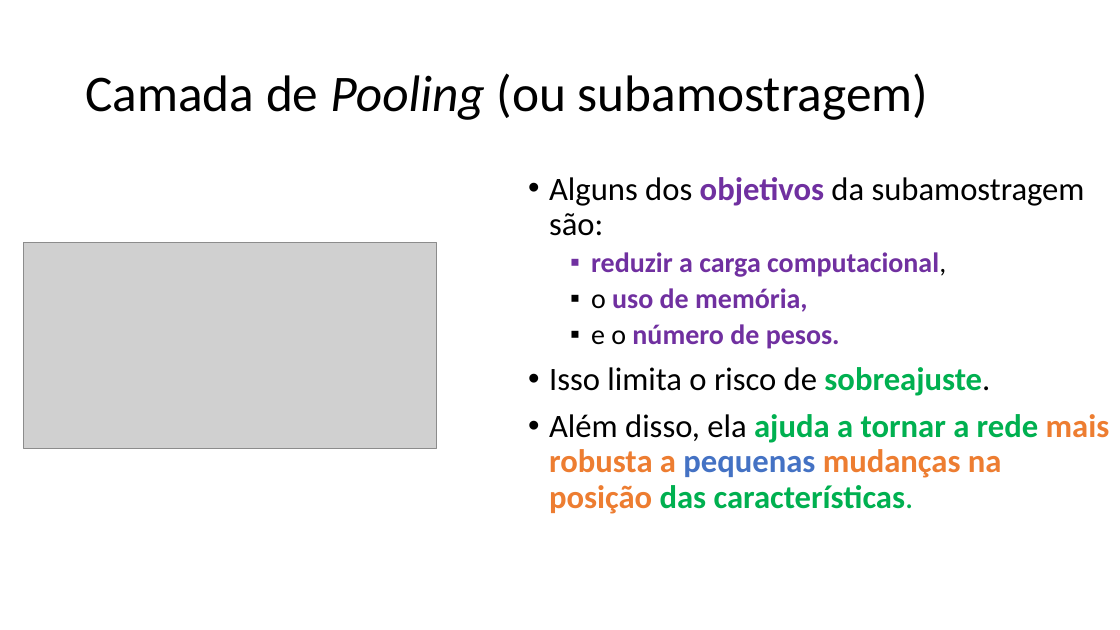
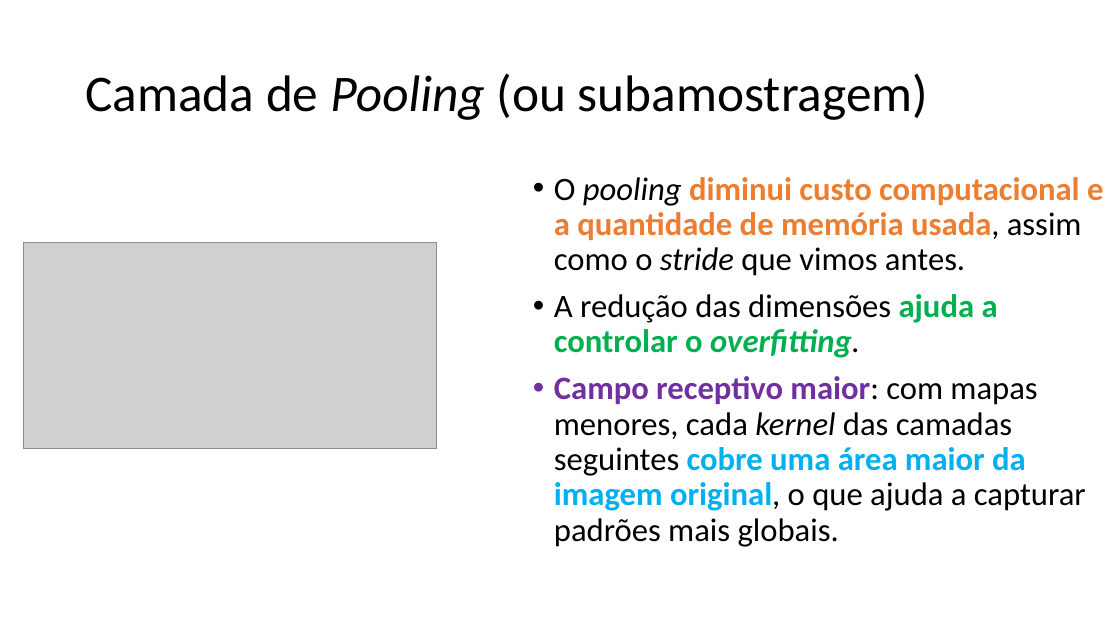
Before and after one commit to zz4fap/c24_inteligencia_artificial, a slide deck: slide 50 of slides/C24_CNN.pptx. Drawn at 1120x630 pixels with LibreOffice and Linux fonts; fonts in the diff are those of the drawing; grey boxes stand for pictures. Boxes give left, top, right and bottom in pixels: in the first picture for what was removed or moved away, otherwise in the second. Text is boxed around its words. In the diff, an @@ line names an element or a change of style, - is before the commit and + after.

```diff
--- a/slides/C24_CNN.pptx
+++ b/slides/C24_CNN.pptx
@@ text at <box>554,177,1103,547</box>: text changed; bold off @@
-• Alguns dos objetivos da subamostragem são:
-  ▪ reduzir a carga computacional,
-  ▪ o uso de memória,
-  ▪ e o número de pesos.
-• Isso limita o risco de sobreajuste.
-• Além disso, ela ajuda a tornar a rede mais robusta a pequenas mudanças na posição das características.
+• O pooling diminui custo computacional e a quantidade de memória usada, assim como o stride que vimos antes.
+• A redução das dimensões ajuda a controlar o overfitting.
+• Campo receptivo maior: com mapas menores, cada kernel das camadas seguintes cobre uma área maior da imagem original, o que ajuda a capturar padrões mais globais.
```
Also in this commit, not shown: 15 other slides changed.
